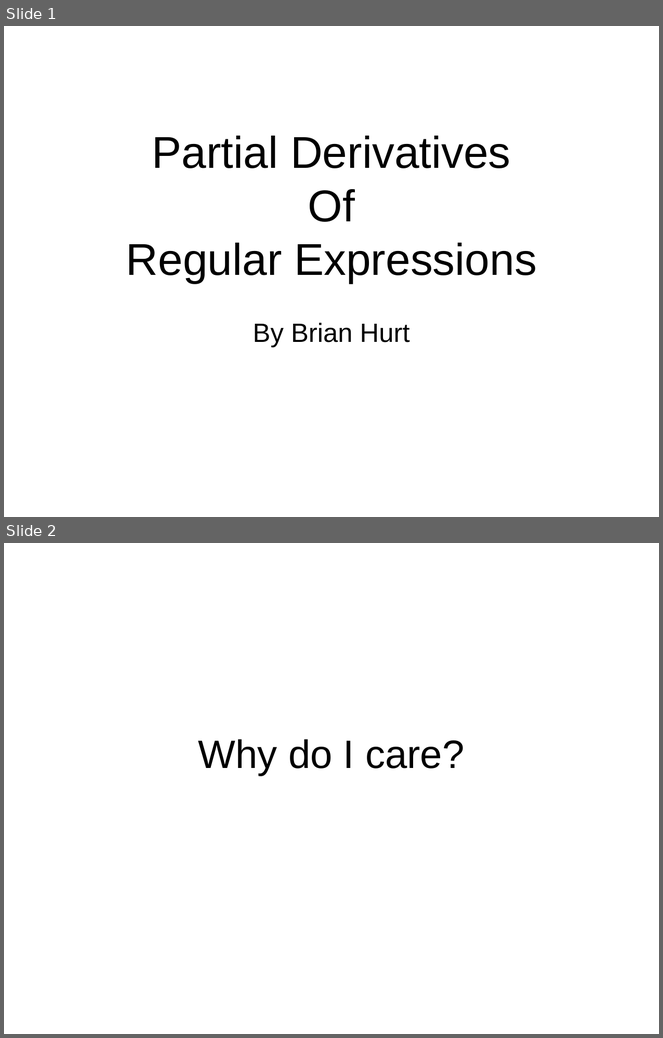
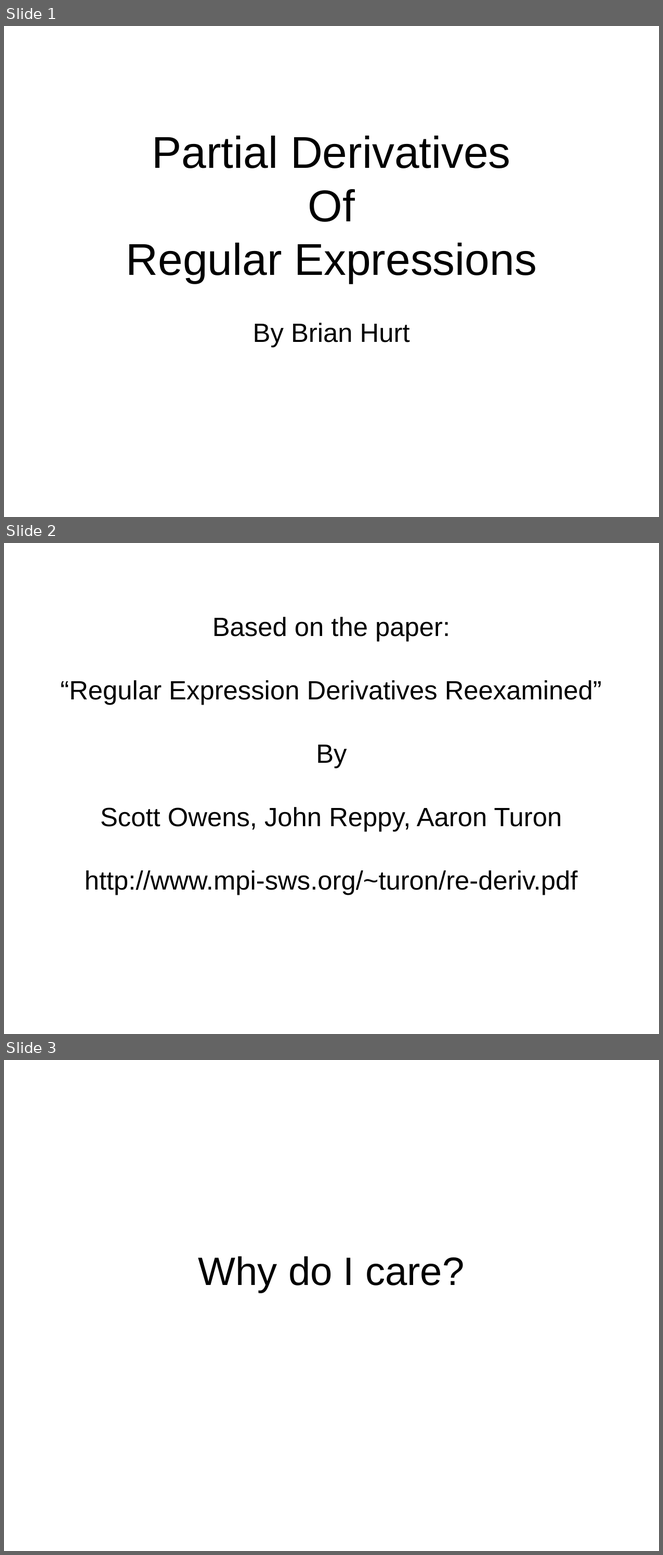
Before and after one commit to bhurt/presentations, a slide deck: pdre.odp. Shown one above the other, each under a label of ours: slides 1 and 2 before the commit, slides 1, 2 and 3 after it. The pictures are 663x1038 and 663x1555 pixels, drawn with LibreOffice and Linux fonts; fonts in the diff are those of the drawing. Boxes give left, top, right and bottom in pixels: in the first picture for what was removed or moved away, otherwise in the second. Text is boxed around its words. In the diff, an @@ line names an element or a change of style, - is before the commit and + after.

```diff
--- a/pdre.odp
+++ b/pdre.odp
@@ slide 2 added at [4, 543, 659, 1034], background #FFFFFF @@
@@ subtitle added at [60, 617, 602, 896], 32 pt, text #000000 @@
+Based on the paper:
+“Regular Expression Derivatives Reexamined”
+By
+Scott Owens, John Reppy, Aaron Turon
+http://www.mpi-sws.org/~turon/re-deriv.pdf
@@ what was slide 2 is now slide 3 @@
```
Also in this commit, not shown: 11 slides changed, 6 other slides added, 1 slide removed, 1 other file.
